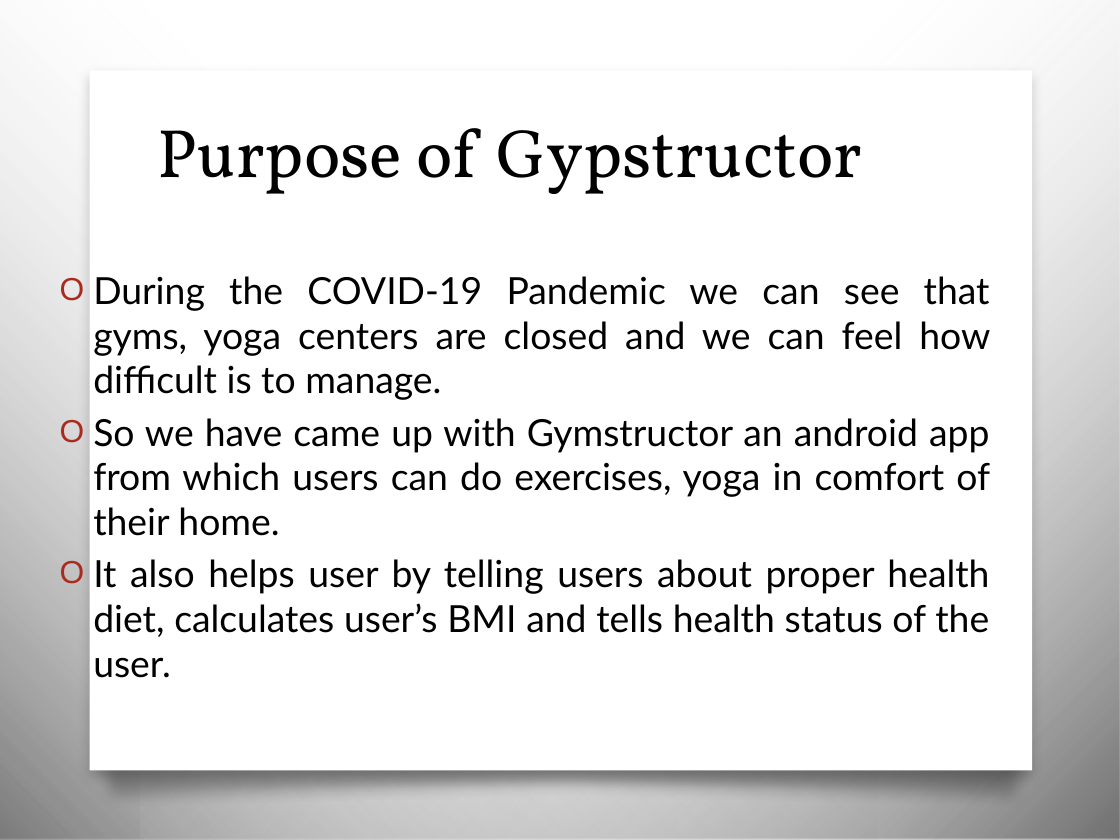
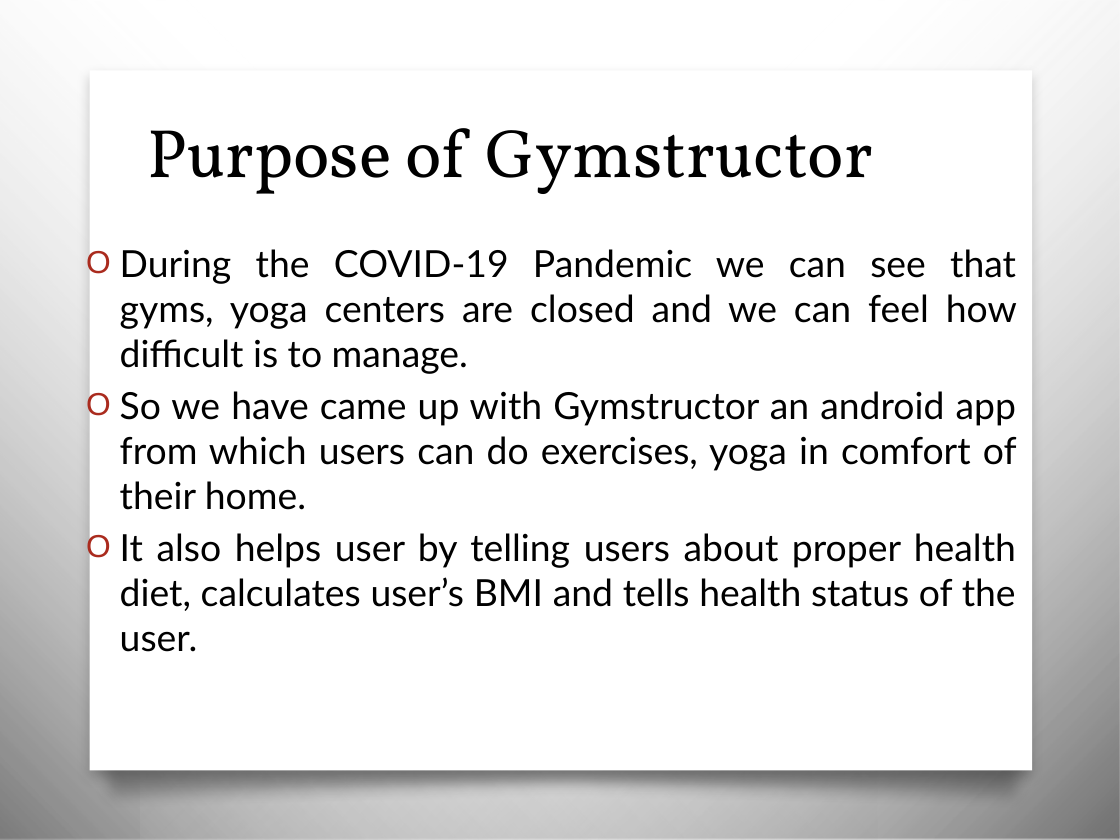
Before and after one commit to Zeo-shark/GymStructor, a slide deck: slide 5 of CODEX Gymstructor.pptx. Drawn at 1120x840 pixels with LibreOffice and Linux fonts; fonts in the diff are those of the drawing; background and template pictures are left out. Boxes give left, top, right and bottom in pixels: in the first picture for what was removed or moved away, otherwise in the second. Text is boxed around its words. In the diff, an @@ line names an element or a change of style, - is before the commit and + after.

```diff
--- a/CODEX Gymstructor.pptx
+++ b/CODEX Gymstructor.pptx
@@ title at (147,128,873,194): text changed @@
-Purpose of Gypstructor
+Purpose of Gymstructor
@@ text "During the COVID-19 Pandemic we ...": place and size @@
-text "During the COVID-19 Pandemic we ..." at (93,276,990,678)
+text "During the COVID-19 Pandemic we ..." at (120,249,1017,652)
```
Also in this commit, not shown: 2 other slides changed, 3 slides added, 2 slides removed.
